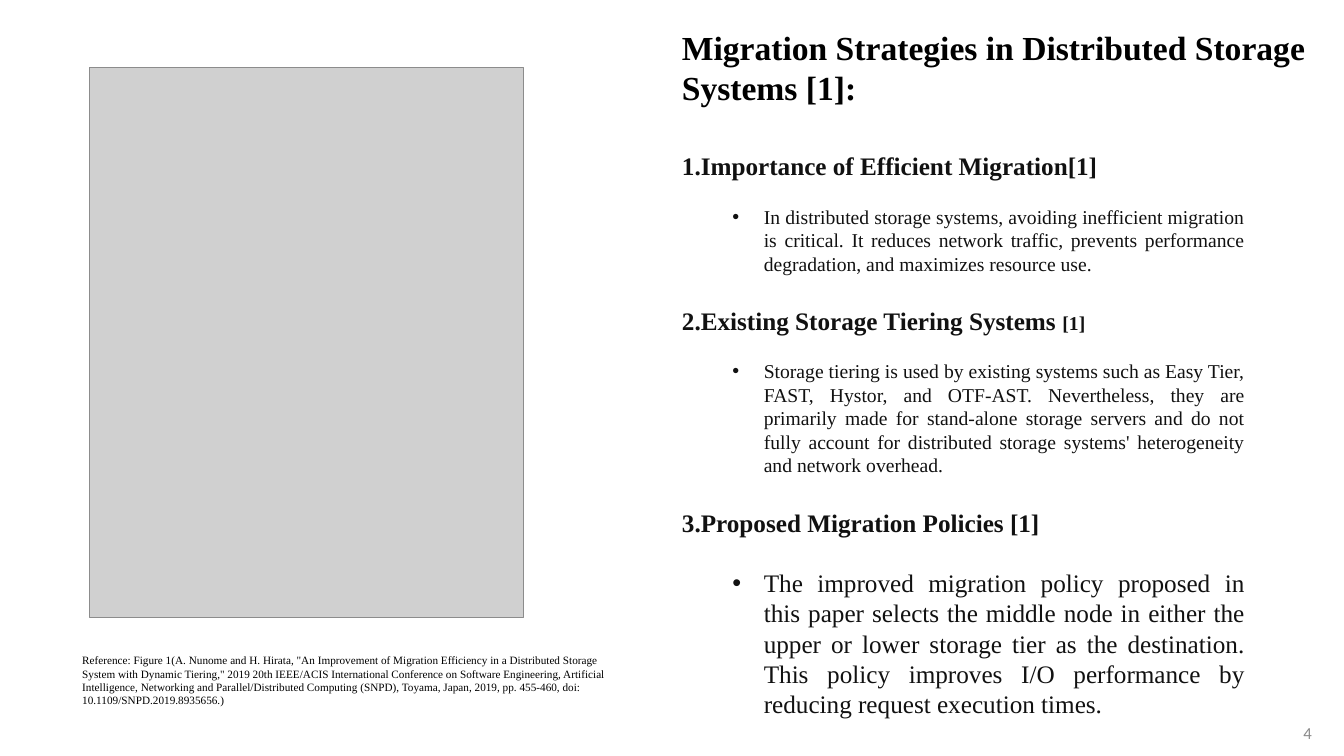
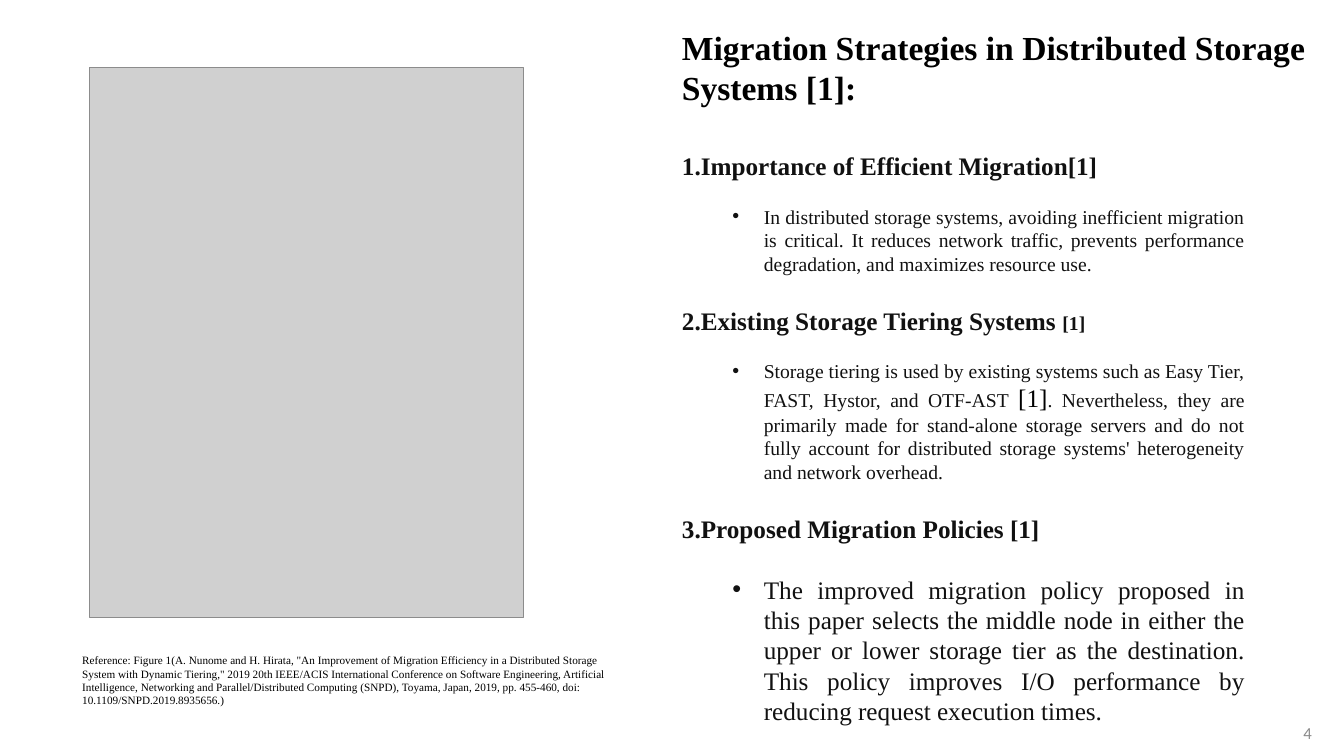
Before and after one commit to fahimarshadurrouf/cse707, a slide deck: slide 4 of submission2/Paper review_23273002_An Improvement of Migration Efficiency.pptx. Drawn at 1344x756 pixels with LibreOffice and Linux fonts; fonts in the diff are those of the drawing; grey boxes stand for pictures. Boxes give left, top, right and bottom in pixels: in the first picture for what was removed or moved away, otherwise in the second. Text is boxed around its words. In the diff, an @@ line names an element or a change of style, - is before the commit and + after.

```diff
--- a/submission2/Paper review_23273002_An Improvement of Migration Efficiency.pptx
+++ b/submission2/Paper review_23273002_An Improvement of Migration Efficiency.pptx
@@ text at box(764, 364, 1245, 480): text changed @@
-  • Storage tiering is used by existing systems such as Easy Tier, FAST, Hystor, and OTF-AST. Nevertheless, they are primarily made for stand-alone storage servers and do not fully account for distributed storage systems' heterogeneity and network overhead.
+  • Storage tiering is used by existing systems such as Easy Tier, FAST, Hystor, and OTF-AST [1]. Nevertheless, they are primarily made for stand-alone storage servers and do not fully account for distributed storage systems' heterogeneity and network overhead.
```
Also in this commit, not shown: 3 other slides changed.
